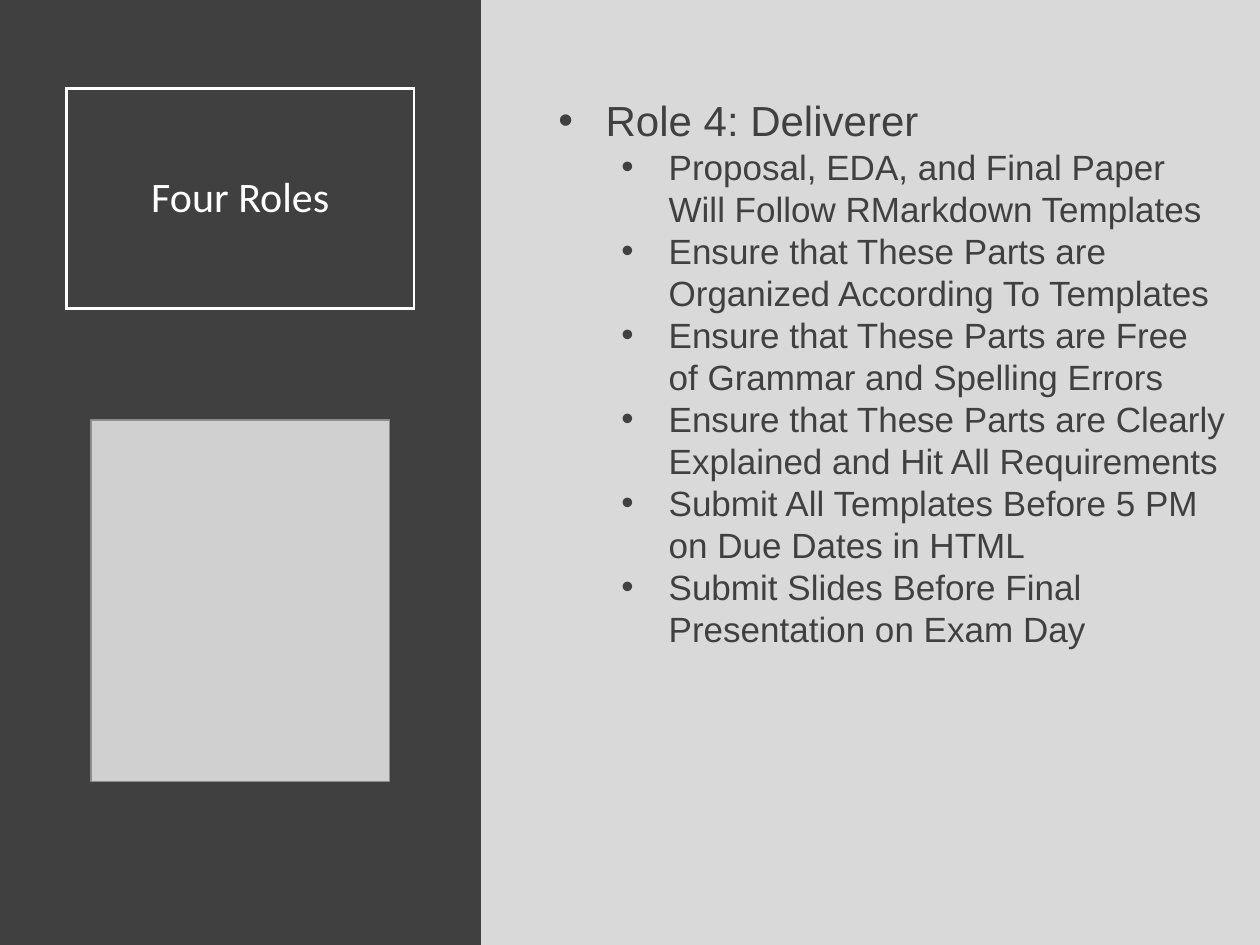
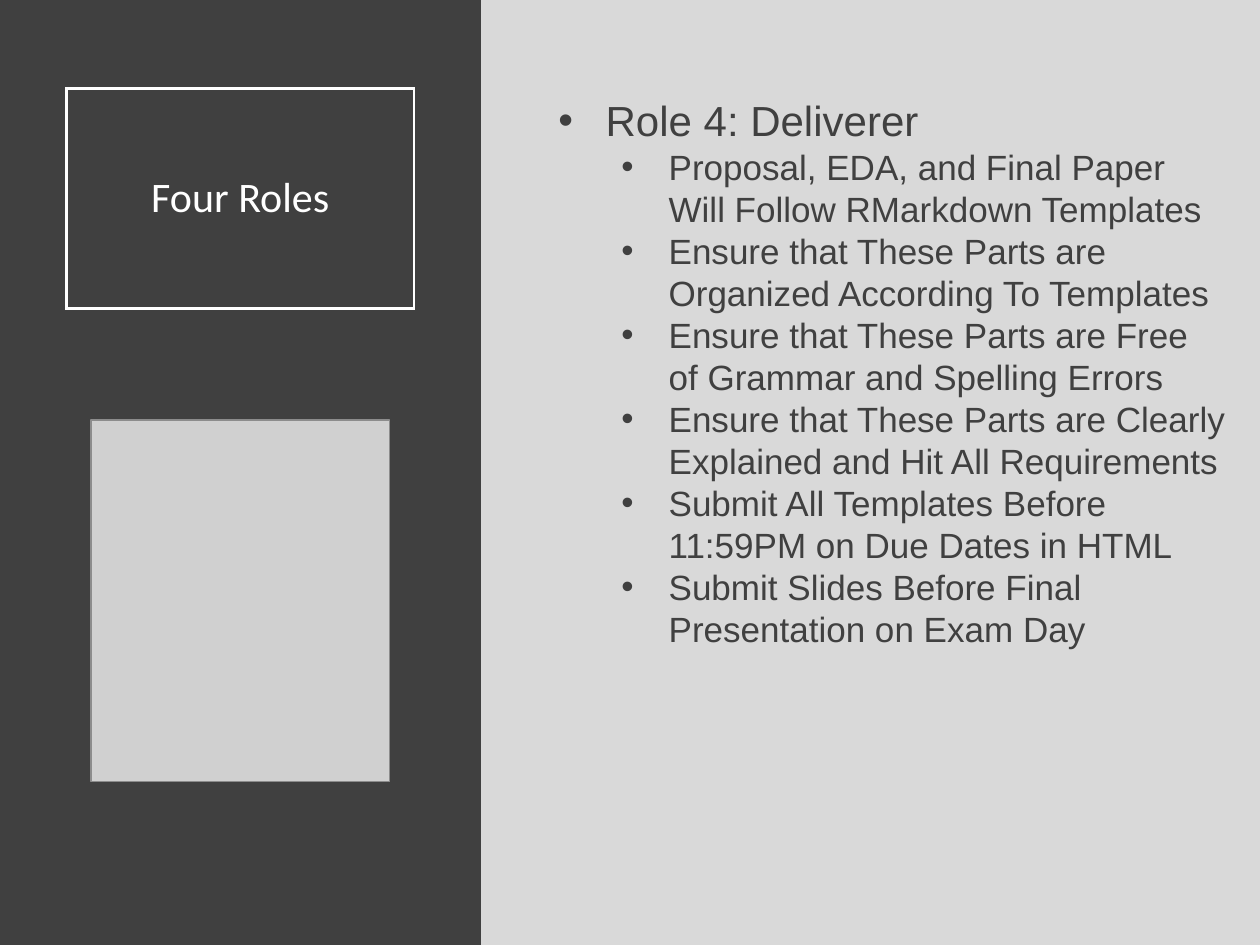
Before and after one commit to SuperMarioGiacomazzo/STOR320_WEBSITE, a slide deck: slide 8 of Lecture/Final Project 1/Final_Project_1_Lecture.pptx. Drawn at 1260x945 pixels with LibreOffice and Linux fonts; fonts in the diff are those of the drawing; grey boxes stand for pictures. Boxes give left, top, right and bottom in pixels: in the first picture for what was removed or moved away, otherwise in the second. Text is boxed around its words. In the diff, an @@ line names an element or a change of style, - is before the commit and + after.

```diff
--- a/Lecture/Final Project 1/Final_Project_1_Lecture.pptx
+++ b/Lecture/Final Project 1/Final_Project_1_Lecture.pptx
@@ text at bbox=[669, 490, 1172, 559]: text changed @@
-  • Submit All Templates Before 5 PM on Due Dates in HTML
+  • Submit All Templates Before 11:59PM on Due Dates in HTML
```
Also in this commit, not shown: 1 other slide changed, 12 other files.
